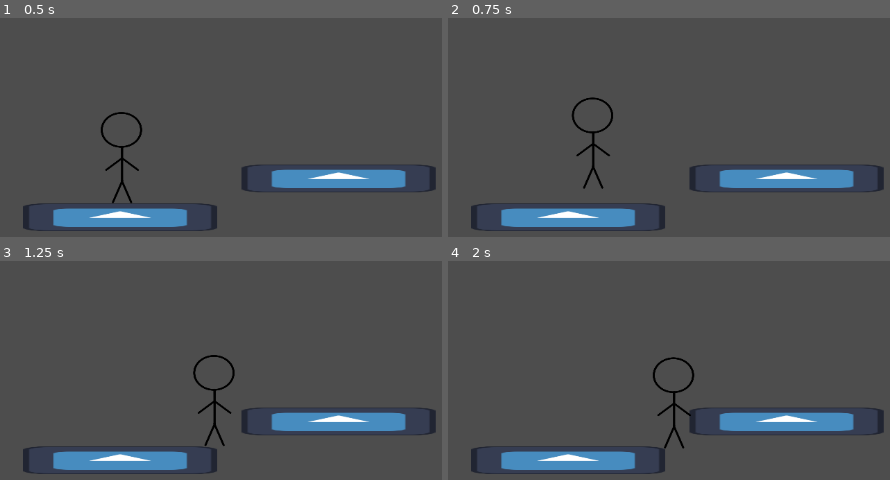
Above: before the commit, frames 1-4 (two rows, left to right).
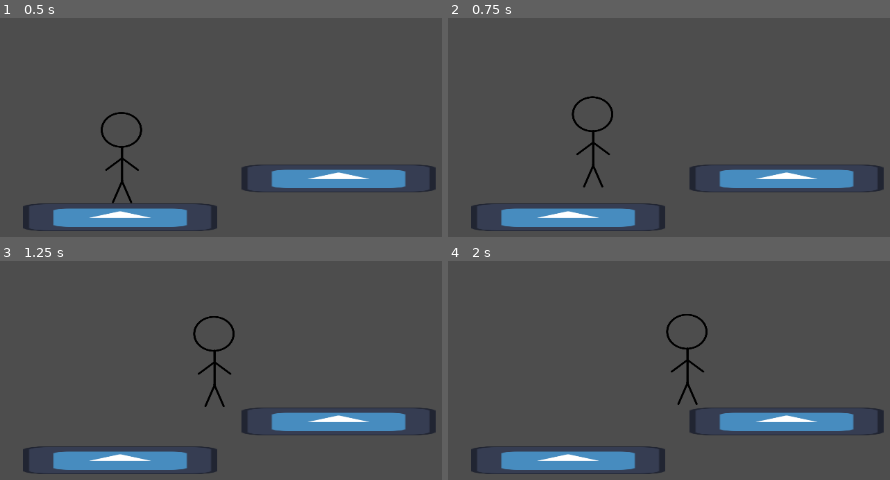
Above: after the commit, the same moments.

Repository: Zofia-Szybalska/ThFaith
Game: Godot game, scene res://scenes/test_scene.tscn
Same seed, same stepped clock (60 frames per second), same inputs: the game is played once before the commit and once after it. The engine's default icon, where the game draws it, is replaced by a stand-in: a white triangle on a blue panel in a dark square.
Inputs:
- Up to frame 1 (0.5 s): no input
- Up to frame 2 (0.75 s): hold D (right) from 0.53 s (still down); tap Space (jump) at 0.6 s
- Up to frame 3 (1.25 s): keep holding D (right); tap Space (jump) at 0.77, 1.07 s
- Up to frame 4 (2 s): keep holding D (right); tap Space (jump) at 1.35, 1.52, 1.82 s

Frame 1 is identical in both runs. In frame 2, 0.4% of the frame differs, in the area x 28-38%, y 35-79%; in frame 3, 1.1%, in the area x 43-54%, y 25-85%; in frame 4, 1.1%.

Commit message:
Add double jump

Diff:
--- a/scripts/Fall.gd
+++ b/scripts/Fall.gd
@@ -8,6 +8,9 @@
 		else:
 			state_machine.transition_to("Run")
 		return
-	var direction = Input.get_axis("left","right")
-	owner.velocity.x = owner.speed * direction
+	if Input.is_action_just_pressed("jump") and owner.can_double_jump:
+		owner.can_double_jump = false
+		state_machine.transition_to("Jump", {second_jump = true})
+		return
+	owner.velocity.x = owner.speed * owner.direction
 	owner.velocity.y += owner.gravity * delta
--- a/scripts/Idle.gd
+++ b/scripts/Idle.gd
@@ -2,6 +2,7 @@
 
 func enter(_msg := {}) -> void:
 	owner.velocity = Vector2.ZERO
+	owner.can_double_jump = true
 
 
 func update(_delta: float) -> void:
--- a/scripts/Jump.gd
+++ b/scripts/Jump.gd
@@ -1,20 +1,22 @@
 extends State
 
+
 func enter(_msg := {}) -> void:
-	owner.velocity.y -= owner.jump_force
+	owner.velocity.y = -owner.jump_force
 	$Timer.start()
+
+func exit() -> void:
+	$Timer.stop()
 
 func physics_update(_delta: float) -> void:
 	if Input.is_action_just_released("jump"):
 		state_machine.transition_to("Fall")
-	var direction = Input.get_axis("left","right")
-	owner.velocity.x = owner.speed * direction
+	owner.velocity.x = owner.speed * owner.direction
 	if owner.is_on_floor():
 		if is_equal_approx(owner.velocity.x, 0.0):
 			state_machine.transition_to("Idle")
 		else:
 			state_machine.transition_to("Run")
-
 
 func _on_timer_timeout():
 	if not owner.is_on_floor():
--- a/scripts/Run.gd
+++ b/scripts/Run.gd
@@ -1,5 +1,8 @@
 extends State
 
+
+func enter(_msg := {}) -> void:
+	owner.can_double_jump = true
 
 func physics_update(delta: float) -> void:
 	if not owner.is_on_floor():
@@ -9,10 +12,9 @@
 	# We move the run-specific input code to the state.
 	# A good alternative would be to define a `get_input_direction()` function on the `Player.gd`
 	# script to avoid duplicating these lines in every script.
-	var direction = Input.get_axis("left","right")
-	owner.velocity.x = owner.speed * direction
+	owner.velocity.x = owner.speed * owner.direction
 	owner.velocity.y += owner.gravity * delta
 	if Input.is_action_just_pressed("jump"):
 		state_machine.transition_to("Jump")
-	elif is_equal_approx(direction, 0.0):
+	elif is_equal_approx(owner.direction, 0.0):
 		state_machine.transition_to("Idle")
--- a/scripts/player.gd
+++ b/scripts/player.gd
@@ -8,8 +8,11 @@
 
 @onready var fsm := $StateMachine
 
+var can_double_jump: bool = true
+var direction = 1
+
 func _physics_process(_delta):
-	var direction = Input.get_axis("left", "right")
+	direction = Input.get_axis("left", "right")
 	if direction == 1:
 		sprite.flip_h = false
 	elif direction == -1:
--- a/scripts/state_machine.gd
+++ b/scripts/state_machine.gd
@@ -23,6 +23,7 @@
 	state.update(delta)
 
 func _physics_process(delta: float) -> void:
+	print(state)
 	state.physics_update(delta)
 
 func transition_to(target_state_name: String, msg: Dictionary = {}) -> void:
